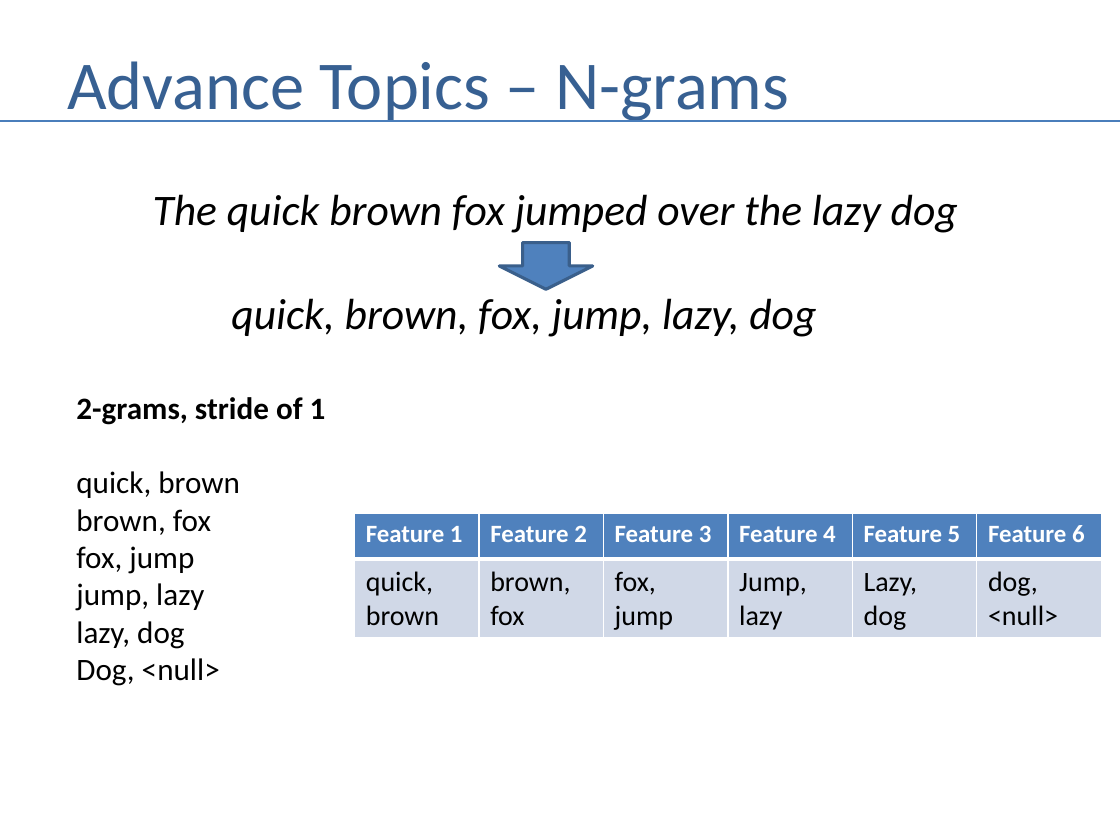
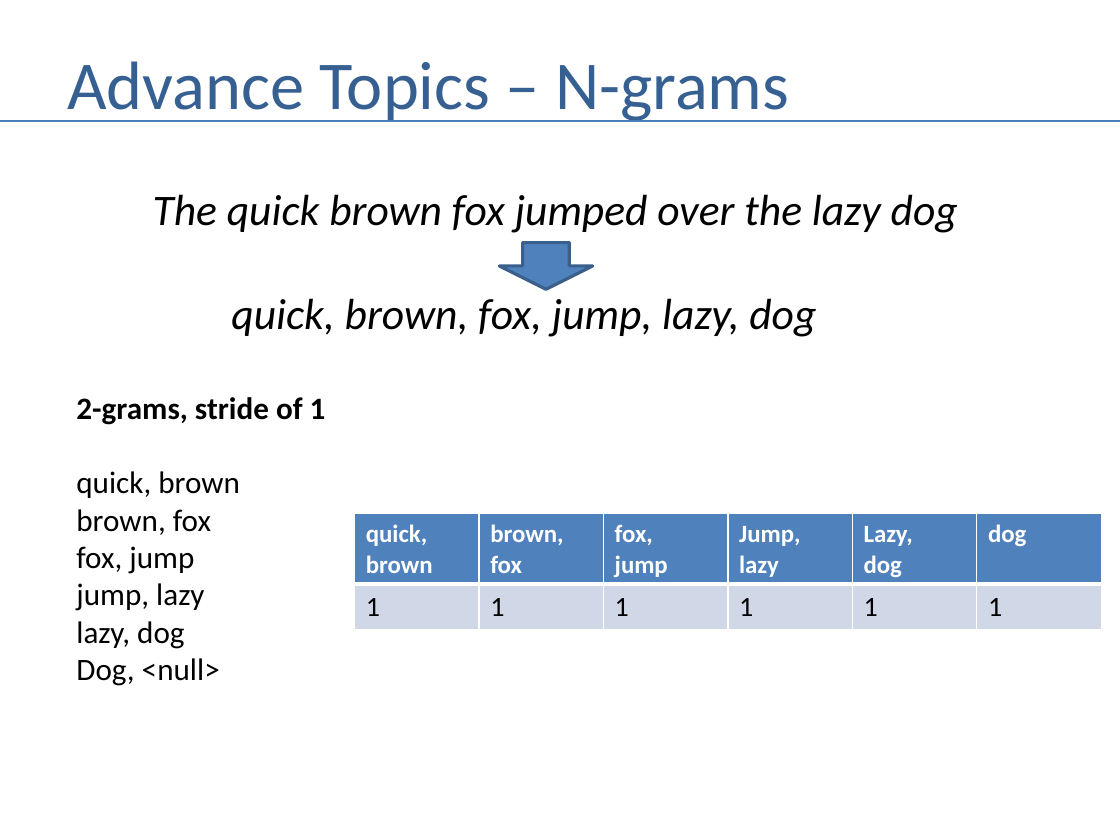
Before and after one commit to andrewferlitsch/Portland-Data-Science-Group, a slide deck: slide 21 of Presentations/NLP - Narrative.pptx. Drawn at 1120x840 pixels with LibreOffice and Linux fonts; fonts in the diff are those of the drawing. Boxes give left, top, right and bottom in pixels: in the first picture for what was removed or moved away, otherwise in the second. Text is boxed around its words. In the diff, an @@ line names an element or a change of style, - is before the commit and + after.

```diff
--- a/Presentations/NLP - Narrative.pptx
+++ b/Presentations/NLP - Narrative.pptx
@@ table at box(355, 513, 1101, 629) @@
-row 1: Feature 1 | Feature 2 | Feature 3 | Feature 4 | Feature 5 | Feature 6
+row 1: quick, brown | brown, fox | fox, / jump | Jump, / lazy | Lazy, / dog | dog
-row 2: quick, brown | brown, fox | fox, / jump | Jump, / lazy | Lazy, / dog | dog, / <null>
+row 2: 1 | 1 | 1 | 1 | 1 | 1
```
Also in this commit, not shown: 1 other slide changed.
